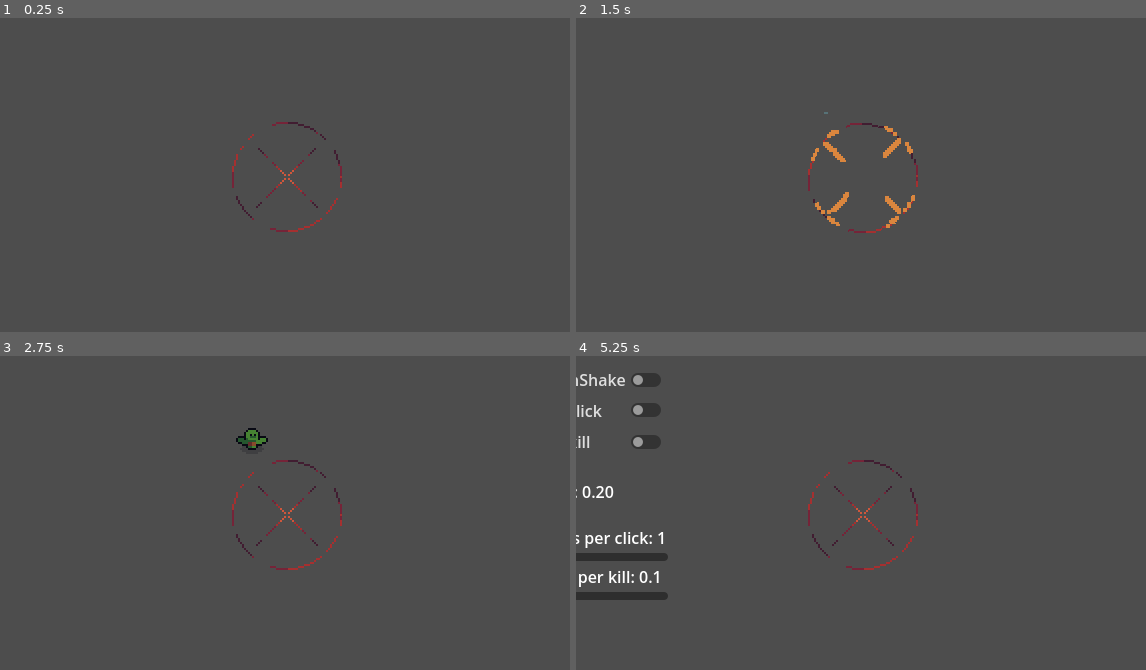
Above: before the commit, frames 1-4 (two rows, left to right).
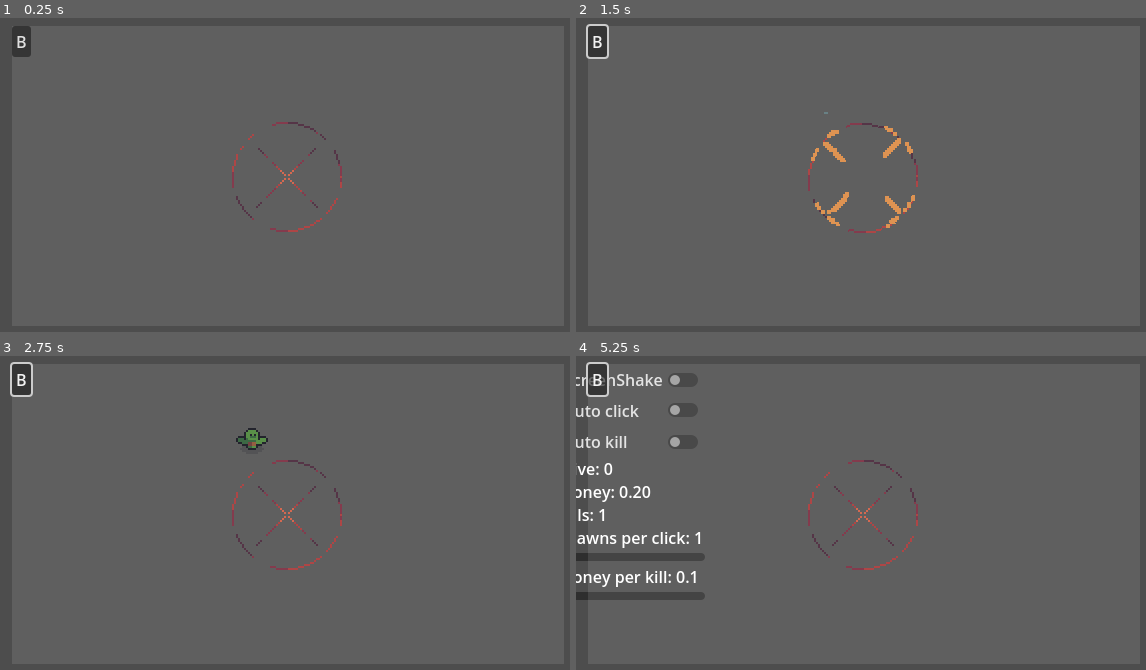
Above: after the commit, the same moments.

Repository: Jin9310/LudumDare55
Game: Godot game, scene res://NewGame/new_game.tscn
Same seed, same stepped clock (60 frames per second), same inputs: the game is played once before the commit and once after it.
Inputs (mouse positions are in pixels of both pictures, inside the frame that each line leads up to):
- Up to frame 1 (0.25 s): no input
- Up to frame 2 (1.5 s): click (598, 39) at 0.5 s, where only the run after the commit has a clickable "B"; tap Enter (ui_accept) at 1.25 s; drag from (866, 175) to (923, 105) at 1.27 s
- Up to frame 3 (2.75 s): tap Enter (ui_accept) at 2 s; drag from (250, 440) to (290, 513) at 2.02 s
- Up to frame 4 (5.25 s): tap Enter (ui_accept) at 2.75, 4.25, 4.52, 5 s; move the mouse to (923, 443) at 2.77 s; hold D (move_right) 2.78-3.5 s; tap Space at 2.85 s; click (923, 443) at 2.92 s; drag from (832, 578) to (690, 465) at 3.52 s; move the mouse to (1037, 563) at 4.27 s; hold S (move_down) 4.28-5 s; hold F 4.28-5 s; click (1037, 563) at 4.42 s; tap H (debug_panel) at 4.9 s; drag from (690, 465) to (866, 513) at 5.02 s

The runs differ from the first frame. In frame 1, less than 0.1% of the frame differs, in the area x 2-5%, y 5-10%; in frame 2, 0.2%; in frame 3, 0.3%; in frame 4, 2.8%, in the area x 0-22%, y 1-74%.

Commit message:
ui prep continues

Diff:
--- a/HUD/hud.gd
+++ b/HUD/hud.gd
@@ -50,6 +50,6 @@
 func show_hide_debug():
 	var tween: Tween = get_tree().create_tween()
 	if debug_panel == true:
-		tween.tween_property(%MarginContainer, "position", Vector2(0,0), .5)
+		tween.tween_property(%MarginContainer, "position", Vector2(0,0), .5).set_trans(Tween.TRANS_CUBIC)
 	else:
 		tween.tween_property(%MarginContainer, "position", Vector2(-200,0), .5)
--- a/UI/updates_ui.gd
+++ b/UI/updates_ui.gd
@@ -5,12 +5,7 @@
 	#rotate_with_it()
 
 func rotate_with_it():
-	var tween: Tween = get_tree().create_tween()
-	tween.tween_property(%Panel, "rotation", 1.0, .1).as_relative()
+	var tween: Tween = get_tree().create_tween().set_loops()
+	tween.tween_property(%Panel, "rotation_degrees", 20, .5).as_relative().set_trans(Tween.TRANS_BOUNCE)
 	tween.tween_interval(1.0)
-	tween.tween_property(%Panel, "rotation", -1.0, .1).as_relative()
-
-
-
-func _on_panel_mouse_entered():
-	rotate_with_it()
+	tween.tween_property(%Panel, "rotation_degrees", -40, .5).as_relative()
--- a/UI/updates_ui.tscn
+++ b/UI/updates_ui.tscn
@@ -3,19 +3,27 @@
 [ext_resource type="Script" path="res://UI/updates_ui.gd" id="1_8v87y"]
 
 [node name="UpdatesUI" type="CanvasLayer"]
-visible = false
 script = ExtResource("1_8v87y")
 
-[node name="Panel" type="Panel" parent="."]
-unique_name_in_owner = true
-anchors_preset = -1
-anchor_left = 0.465278
-anchor_top = 0.438272
-anchor_right = 0.534722
-anchor_bottom = 0.561728
+[node name="MarginContainer" type="MarginContainer" parent="."]
+anchors_preset = 15
+anchor_right = 1.0
+anchor_bottom = 1.0
 grow_horizontal = 2
 grow_vertical = 2
-pivot_offset = Vector2(20, 20)
-metadata/_edit_use_anchors_ = true
+theme_override_constants/margin_left = 12
+theme_override_constants/margin_top = 12
+theme_override_constants/margin_right = 12
+theme_override_constants/margin_bottom = 12
 
-[connection signal="mouse_entered" from="Panel" to="." method="_on_panel_mouse_entered"]
+[node name="ColorRect" type="ColorRect" parent="MarginContainer"]
+layout_mode = 2
+color = Color(1, 1, 1, 0.105882)
+
+[node name="VBoxContainer" type="VBoxContainer" parent="MarginContainer"]
+layout_mode = 2
+
+[node name="Button" type="Button" parent="MarginContainer/VBoxContainer"]
+layout_mode = 2
+size_flags_horizontal = 0
+text = "B"
